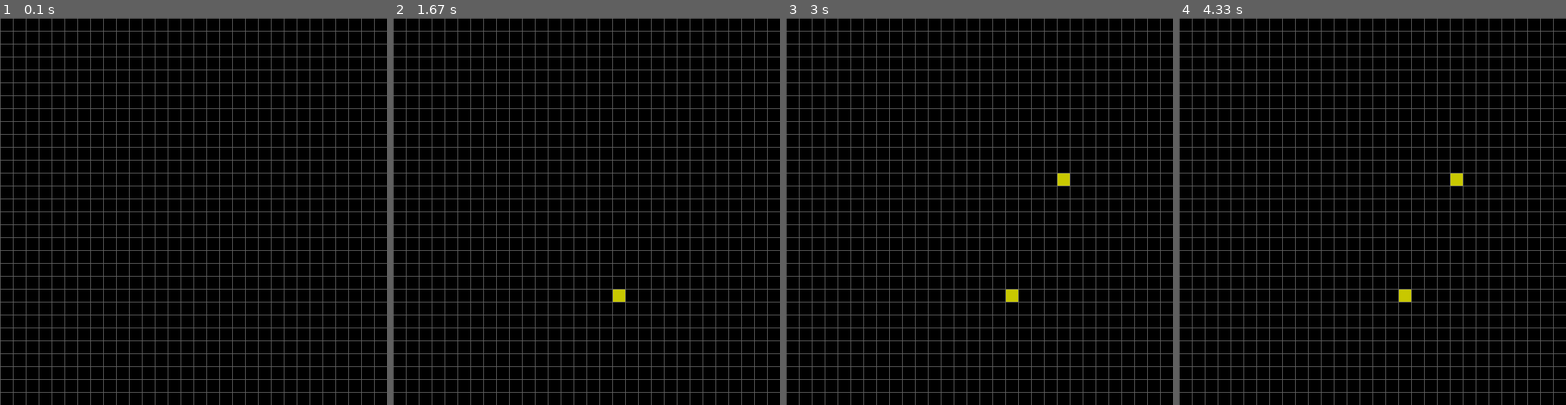
Above: before the commit, frames 1-4 (left to right).
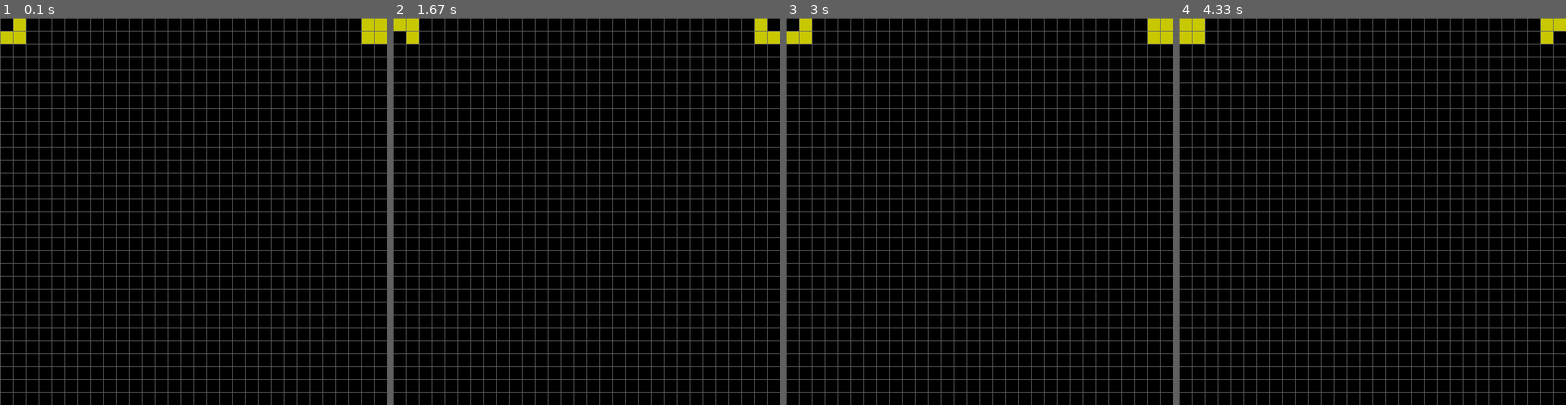
Above: after the commit, the same moments.

Repository: Pipplip/Python_Playground
Game: pygame game, started from Projekte/Games/GameOfLife.py
The game is run twice, just before and just after one commit, with the same random seed, the same clock (stepped at 60 frames per second) and the same inputs.
Inputs (mouse positions are in pixels of both pictures, inside the frame that each line leads up to):
- Up to frame 1 (0.1 s): no input
- Up to frame 2 (1.67 s): click (625, 296) at 0.88 s
- Up to frame 3 (3 s): click (1056, 180) at 2.72 s
- Up to frame 4 (4.33 s): tap Space at 3.5, 3.83, 4.17 s

The runs differ from the first frame. In frame 1, 0.7% of the frame differs, in the area x 0-100%, y 0-7%; in frame 2, 0.7%; in frame 3, 0.9%, in the area x 0-100%, y 0-74%; in frame 4, 0.9%.

Commit message:
Update GameOfLife.py
some changes

Diff:
--- a/Projekte/Games/GameOfLife.py
+++ b/Projekte/Games/GameOfLife.py
@@ -28,7 +28,10 @@
 def calc_block(coordinates,clicked_block_color):
     x = int(coordinates[0] / block_size)
     y = int(coordinates[1] / block_size)
-    rect = pygame.Rect(x*block_size+grid_line_size, y*block_size+grid_line_size, block_size-(grid_line_size*2), block_size-(grid_line_size*2))
+    print("x=" + str(x) + " y=" +str(y))
+    print("  x="+str(int(x*block_size)) + " y="+str(int(y*block_size)))
+    rect = pygame.Rect(int(x*block_size)+grid_line_size, int(y*block_size)+grid_line_size, block_size-grid_line_size, block_size-grid_line_size)
+    #rect = pygame.Rect(x*block_size+grid_line_size, y*block_size+grid_line_size, block_size-(grid_line_size*2), block_size-(grid_line_size*2))
     color = change_color(clicked_block_color)
     pygame.draw.rect(screen, color, rect)
     #print("x=" + str(x) + " y=" +str(y))
@@ -47,12 +50,12 @@
     x = block_coord_x
     y = block_coord_y
     if (x + grid_line_size) > screen_width:
-        x = block_coord_x - grid_line_size
+        return False
     else:
         x = block_coord_x + grid_line_size
 
     if (y + grid_line_size) > screen_height:
-        y = block_coord_y - grid_line_size
+        return False
     else:
         y = block_coord_y + grid_line_size
 
@@ -112,15 +115,24 @@
     if status == False and count_of_living_neighbors == 3:
         return True
 
-    return status
+    return False
 
 ''' Grid Linien zeichnen (nur einmal zeichnen) '''
 draw_grid()
 
 # for test
-#calc_block((21,1), BLACK)
-#calc_block((21,21), BLACK)
-#calc_block((1,21), BLACK)
+calc_block((21,1), BLACK)
+calc_block((21,21), BLACK)
+calc_block((1,21), BLACK)
+
+calc_block((541,1), BLACK)
+calc_block((561,1), BLACK)
+calc_block((581,1), BLACK)
+calc_block((541,21), BLACK)
+calc_block((561,21), BLACK)
+calc_block((581,21), BLACK)
+
+#calc_block((581,1),BLACK)
 
 ''' gameloop'''
 while True:
